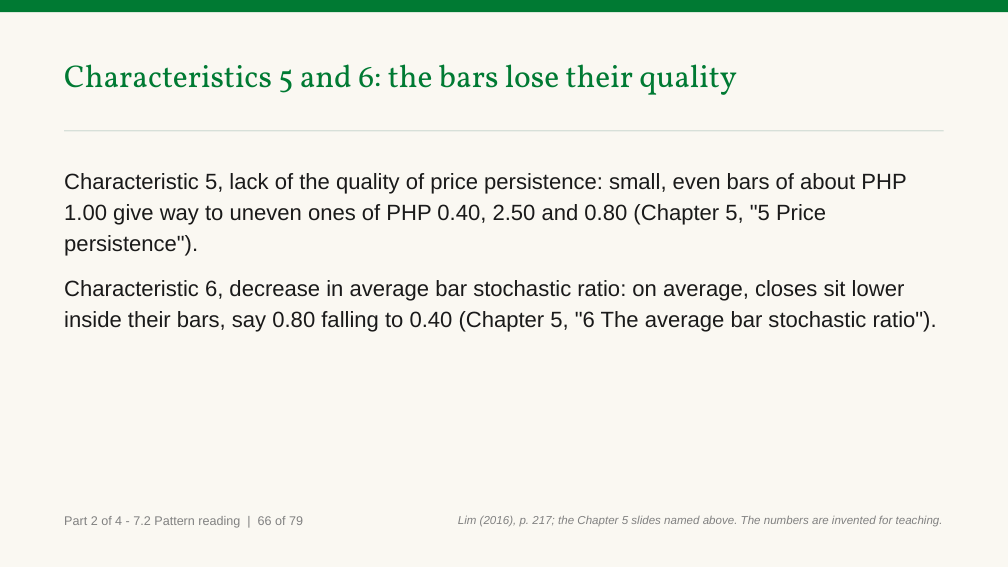
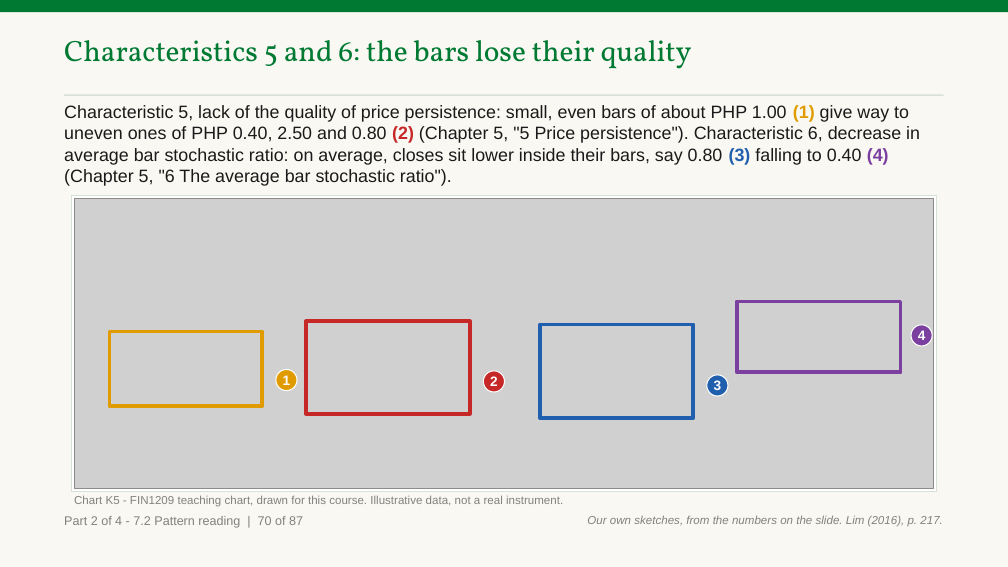
Before and after one commit to benjiesotelo-sudo/Telos_FIN1209, a slide deck: slide 122 of chapter-07/FIN1209-Chapter-07.pptx (slide 113 before the commit). Drawn at 1008x567 pixels with LibreOffice and Linux fonts; fonts in the diff are those of the drawing; grey boxes stand for pictures. Boxes give left, top, right and bottom in pixels: in the first picture for what was removed or moved away, otherwise in the second. Text is boxed around its words. In the diff, an @@ line names an element or a change of style, - is before the commit and + after.

```diff
--- a/chapter-07/FIN1209-Chapter-07.pptx
+++ b/chapter-07/FIN1209-Chapter-07.pptx
@@ text "Characteristics 5 and 6: the ...": place and size @@
-text "Characteristics 5 and 6: the ..." at [64,64,737,95]
+text "Characteristics 5 and 6: the ..." at [64,40,692,69]
@@ text "Characteristics 5 and 6: the ..." at [64,40,692,69]: size 30 to 28 pt; line spacing 1.05 to 1 @@
@@ rectangle: place and size @@
-rectangle at [64,130,944,132]
+rectangle at [64,95,944,96]
@@ text at [64,105,920,186]: text changed; size 21 to 17 pt @@
-Characteristic 5, lack of the quality of price persistence: small, even bars of about PHP 1.00 give way to uneven ones of PHP 0.40, 2.50 and 0.80 (Chapter 5, "5 Price persistence").
-Characteristic 6, decrease in average bar stochastic ratio: on average, closes sit lower inside their bars, say 0.80 falling to 0.40 (Chapter 5, "6 The average bar stochastic ratio").
+Characteristic 5, lack of the quality of price persistence: small, even bars of about PHP 1.00 (1) give way to uneven ones of PHP 0.40, 2.50 and 0.80 (2) (Chapter 5, "5 Price persistence"). Characteristic 6, decrease in average bar stochastic ratio: on average, closes sit lower inside their bars, say 0.80 (3) falling to 0.40 (4) (Chapter 5, "6 The average bar stochastic ratio").
@@ rectangle added at [71,195,937,492], fill #FFFFFF, outline #D7E0D9 1 pt @@
@@ picture added at [74,198,934,488] @@
@@ rectangle added at [306,321,470,414], outline #C62828 3.5 pt @@
@@ rectangle added at [541,324,693,418], outline #1F5FAD 3.5 pt @@
@@ rectangle added at [737,302,901,373], outline #7B3FA0 3.5 pt @@
@@ ellipse added at [911,325,932,346], fill #7B3FA0, outline #FFFFFF 1 pt, 13 pt, text #FFFFFF, bold @@
+4
@@ rectangle added at [110,332,262,407], outline #E09B00 3.5 pt @@
@@ ellipse added at [276,370,297,391], fill #E09B00, outline #FFFFFF 1 pt, 13 pt, text #FFFFFF, bold @@
+1
@@ ellipse added at [483,371,504,392], fill #C62828, outline #FFFFFF 1 pt, 13 pt, text #FFFFFF, bold @@
+2
@@ ellipse added at [707,375,728,396], fill #1F5FAD, outline #FFFFFF 1 pt, 13 pt, text #FFFFFF, bold @@
+3
@@ text added at [74,495,563,507], 11 pt, text #818181 @@
+Chart K5 - FIN1209 teaching chart, drawn for this course. Illustrative data, not a real instrument.
@@ text at [64,516,303,528]: text changed @@
-Part 2 of 4 - 7.2 Pattern reading | 66 of 79
+Part 2 of 4 - 7.2 Pattern reading | 70 of 87
@@ text at [587,515,942,527]: text changed @@
-Lim (2016), p. 217; the Chapter 5 slides named above. The numbers are invented for teaching.
+Our own sketches, from the numbers on the slide. Lim (2016), p. 217.
```
Also in this commit, not shown: 95 other slides changed, 13 slides added, 5 other files.
